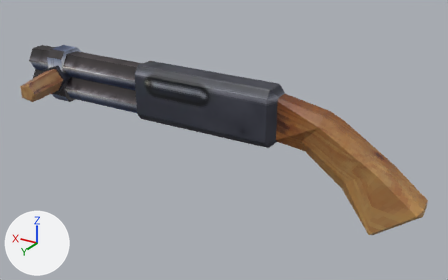
One commit to the Blender file blender/shotgun.blend: the scene before it, then after it.
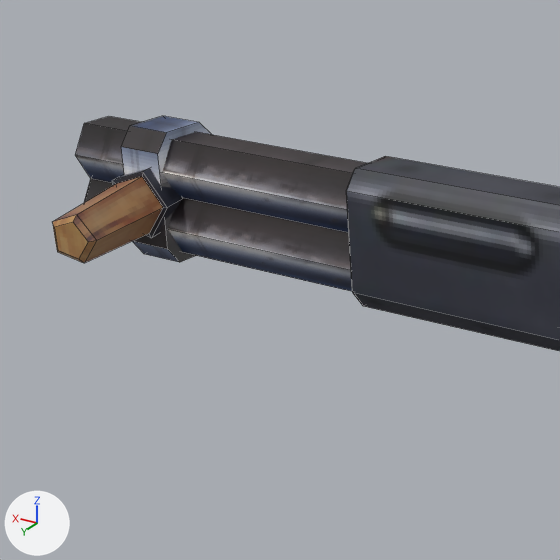
Old and new are each drawn whole from a 50 mm camera at (-28.3, 45.5, 18.2) aimed at (-1.4, 0.6, -4.3) and again close up on the part from 0% to 49% of the width and 0% to 78% of the height. Arrows for +X, +Y and +Z are at lower left; the lights stay in place. The close-ups show mesh edges as thin lines.

The first close-up shows 'Shotgun'.
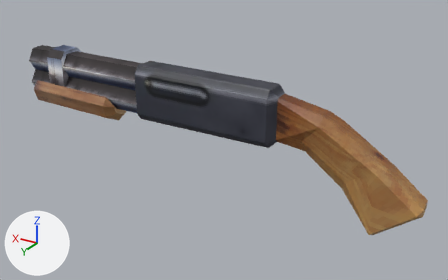
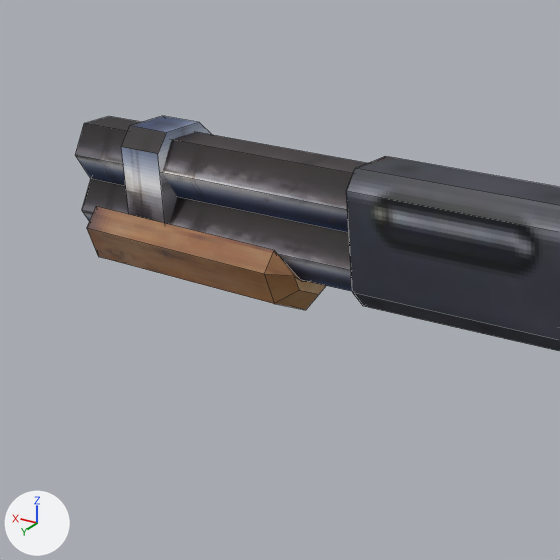
Commit message: Shotgun pump

What differs and where, as boxes [x1, y1, x2, y2] in the close-ups (560 x 560 px):
'Shotgun', surface changed, reshaped
    before: [53, 116, 560, 351]
    after: [75, 116, 560, 351]
'Cylinder', added (brown)
    after: [87, 206, 326, 310]
part 1 of me_cylinder_001, deleted (brown)
    before: [53, 168, 183, 263]

Diff of the bpy script that builds the scene:
```diff
--- a/blender/shotgun.blend.py
+++ b/blender/shotgun.blend.py
@@ img_shotgun_texture_png @@
-img_shotgun_texture_png = load_image('Shotgun texture.png', '../textures/Shotgun texture.png', 300, 300, 'sRGB')
+img_shotgun_texture_png = load_image('Shotgun texture.png.001', '../textures/Shotgun texture.png', 300, 300, 'sRGB')
@@ mat_material @@
+mat_material = principled_material('Material')
+mat_material.texture = img_shotgun_texture_png
@@ me_cylinder_001 @@
 me_cylinder_001.from_pydata(...)  # 153 vertices, 145 faces; spans x -1.5..9.8, y -1.7..6.7, z -19.8..22.7
 # used by ob_shotgun; location = (0.0, 0.0, 0.0); rotation_euler = (0.0, 1.571, 0.0), in degrees (0, 90, 0)
+# me_cylinder_001 part 1: the loose piece of 25 vertices spanning x -0.1..2.6, y 0.7..6.7, z 16.1..19.6 is deleted
 me_cylinder_001.materials.append(mat_material_001)
@@ me_cylinder @@
+me_cylinder.from_pydata(...)  # 36 vertices, 29 faces; spans x -2.21..-0.6, y -1.16..1.14, z -3.08..2.52
+me_cylinder.materials.append(mat_material)  # picture img_shotgun_texture_png
@@ ob_cylinder @@
+ob_cylinder = bpy.data.objects.new('Cylinder', me_cylinder)
+ob_cylinder.location = (16.83, -0.08, -6.3)
+ob_cylinder.rotation_euler = (-1.571, 1.533, -1.571)  # degrees (-90, 88, -90)
+ob_cylinder.scale = (2.0, 2.0, 2.0)
```
